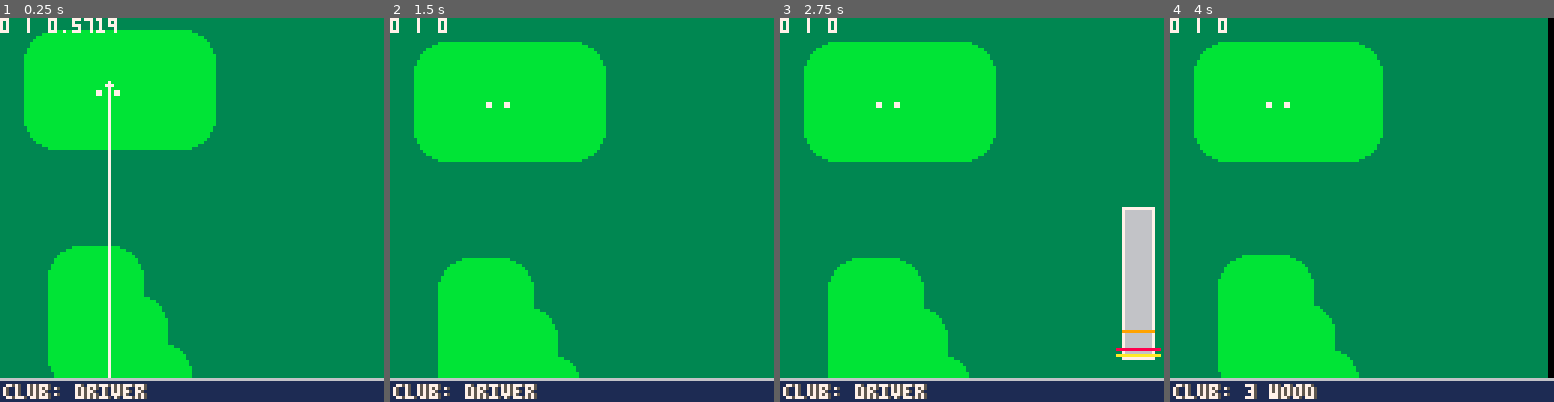
Above: before the commit, frames 1-4 (left to right).
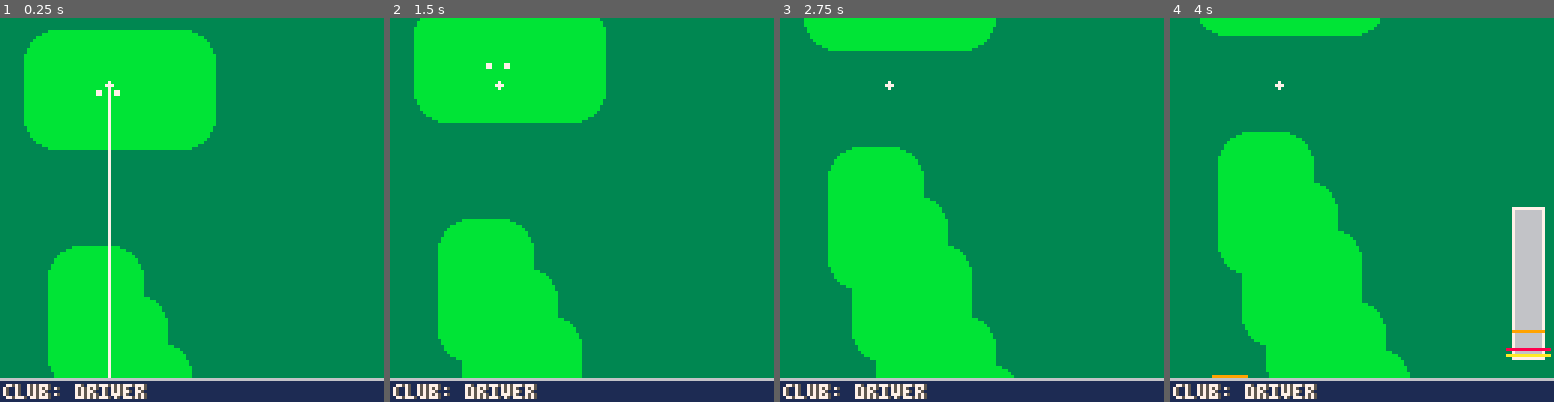
Above: after the commit, the same moments.

Repository: sthilaid/pico-8-carts
Game: PICO-8 cartridge golf.p8
The game is run twice, just before and just after one commit, with the same random seed, the same clock (stepped at 60 frames per second) and the same inputs.
Inputs:
- Up to frame 1 (0.25 s): no input
- Up to frame 2 (1.5 s): tap X (X key) at 0.33, 1.07 s; tap O (Z key) at 0.7 s
- Up to frame 3 (2.75 s): hold Right 1.6-2.1 s; tap O (Z key) at 1.7, 2.1, 2.5 s; tap X (X key) at 1.85 s; hold Up 2.15-2.42 s; hold Right from 2.47 s (still down)
- Up to frame 4 (4 s): tap O (Z key) at 2.9, 3.3, 3.7 s; tap X (X key) at 2.97 s; release Right at 3.03 s; hold Left 3.08-3.58 s; hold Down 3.63-3.97 s

The runs differ from the first frame. In frame 1, 0.4% of the frame differs, in the area x 0-31%, y 0-4%; in frame 2, 13%; in frame 3, 33%; in frame 4, 35%, in the area x 0-100%, y 0-100%.

Commit message:
per club swing power data

Diff:
--- a/golf.p8
+++ b/golf.p8
@@ -26,19 +26,24 @@
 g_swing_accuracy_target = 0.15
 
 -- stats from https://blog.trackmangolf.com/trackman-average-tour-stats/
-function make_club(name, maxdist, maxheight) return {name=name,maxdist=maxdist,maxheight=maxheight} end
-g_clubs     = { make_club("driver", 275, 32),
-                make_club("3 wood", 243, 30),
-                make_club("5 wood", 230, 31),
-                make_club("3 iron", 212, 27),
-                make_club("4 iron", 203, 28),
-                make_club("5 iron", 194, 31),
-                make_club("6 iron", 183, 30),
-                make_club("7 iron", 172, 32),
-                make_club("8 iron", 160, 31),
-                make_club("9 iron", 148, 30),
-                make_club("pw", 136, 29),
-                make_club("putter", 50, 0),
+function make_club(name, maxdist, maxheight, powerTarget, powerTargetRange, accTarget, accTargetRange)
+   g_swing_power_target    = 0.85
+   g_swing_accuracy_target = 0.15
+   return {name=name,maxdist=maxdist,maxheight=maxheight,
+           powerTarget=powerTarget, powerTargetRange=powerTargetRange, accTarget=accTarget, accTargetRange=accTargetRange}
+end
+g_clubs     = { make_club("driver", 275, 32, 0.9, 0.01, 0.1, 0.05),
+                make_club("3 wood", 243, 30, 0.85, 0.02, 0.15, 0.1),
+                make_club("5 wood", 230, 31, 0.95, 0.02, 0.15, 0.1),
+                make_club("3 iron", 212, 27, 0.8, 0.05, 0.2, 0.15),
+                make_club("4 iron", 203, 28, 0.8, 0.05, 0.2, 0.15),
+                make_club("5 iron", 194, 31, 0.8, 0.05, 0.2, 0.15),
+                make_club("6 iron", 183, 30, 0.8, 0.05, 0.2, 0.15),
+                make_club("7 iron", 172, 32, 0.8, 0.05, 0.2, 0.15),
+                make_club("8 iron", 160, 31, 0.8, 0.05, 0.2, 0.15),
+                make_club("9 iron", 148, 30, 0.8, 0.05, 0.2, 0.15),
+                make_club("pw", 100, 29, 0.8, 0.2, 0.1, 0.2),
+                make_club("putter", 50, 0, -1, -1, -1, -1),
 }
 
 -- global state variables
@@ -121,6 +126,16 @@
 state_swing_accuracy    = 2
 state_swing_action      = 3
 
+function calcSwingPower()
+   if (g_clubs[g_club_index].powerTarget < 0) return g_swing_power
+
+   local target, range = g_clubs[g_club_index].powerTarget, g_clubs[g_club_index].powerTargetRange
+   local delta = g_swing_power - target
+   if (abs(delta) < range) return 1.0
+   local outrangeRatio = clamp(0,1,invlerp(0, 1-range, g_swing_power))
+   return lerp(0.1, 1.0, outrangeRatio) -- should add min ratio (0.1) to club data?
+end
+
 function transitionTo(newstate)
    g_state = newstate
    g_stateTime = 0
@@ -135,7 +150,8 @@
    elseif newstate == state_swing_action then
       local maxdist     = g_clubs[g_club_index].maxdist
       local maxheight   = g_clubs[g_club_index].maxheight
-      local powerRatio  = lerp(0.5, 1.0, invlerp(-0.4, 0, g_swing_power - g_swing_power_target))
+      --local powerRatio  = lerp(0.5, 1.0, invlerp(-0.4, 0, g_swing_power - g_swing_power_target))
+      local powerRatio  = calcSwingPower()
       local dist,height = powerRatio * maxdist, powerRatio * maxheight
       local airTime     = sqrt(-8 * height / g_gravity)
       local speed       = dist / airTime
@@ -143,11 +159,11 @@
       g_ball_vz         = sqrt(-2*height*g_gravity)
       -- print("pos: "..g_ball_x..","..g_ball_y..","..g_ball_z)
       -- print("vel: "..g_ball_vx..","..g_ball_vy..","..g_ball_vz)
-      -- print("powerRatio:"..powerRatio)
+      --print("powerRatio:"..powerRatio,0,4)
       -- print("d:".."h:"..height)
       -- print("airtime:"..airTime)
       -- print("vz: "..vz.." | "..g_ball_vz)
-      -- stop()
+      --stop()
    end
 end
 
@@ -227,7 +243,7 @@
    for y=0,height do
       tline(0,y, width,y, offset_x, offset_y+y/pixelsPerSprite, 1/pixelsPerSprite, 0)
    end
-   print(offset_x.." | "..offset_y)
+   --print(offset_x.." | "..offset_y)
 end
 
 function drawball()
@@ -253,8 +269,12 @@
       rectfill(x0,y0,x0+w,y0+h, 6)
 
       if g_state == state_swing_power then
+         local powerrange = g_clubs[g_club_index].powerTargetRange
          local targetRectHeight = h * (1.0-g_swing_power_target)
-         line(x0-targetPad, y0+targetRectHeight, x0+w+targetPad, y0+targetRectHeight, 9)
+         local targetRectHeightRangeDelta = h * powerrange
+         --line(x0-targetPad, y0+targetRectHeight, x0+w+targetPad, y0+targetRectHeight, 9)
+         rectfill(x0, max(y0, y0+targetRectHeight-targetRectHeightRangeDelta),
+                  x0+w, y0+targetRectHeight+targetRectHeightRangeDelta, 9)
          line(x0-currentPad, y0+powerHeight, x0+w+currentPad, y0+powerHeight,8)
 
          rectfill(x0,y0+powerHeight,x0+w,y0+h*g_swing_power+powerHeight,8)
